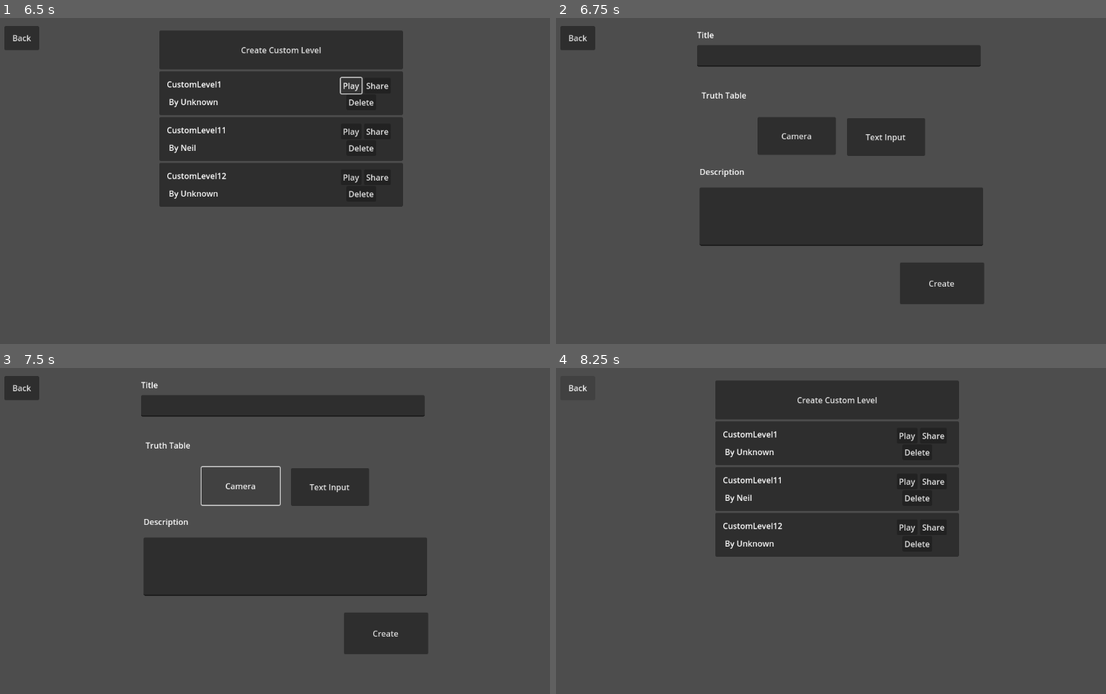
Above: before the commit, frames 1-4 (two rows, left to right).
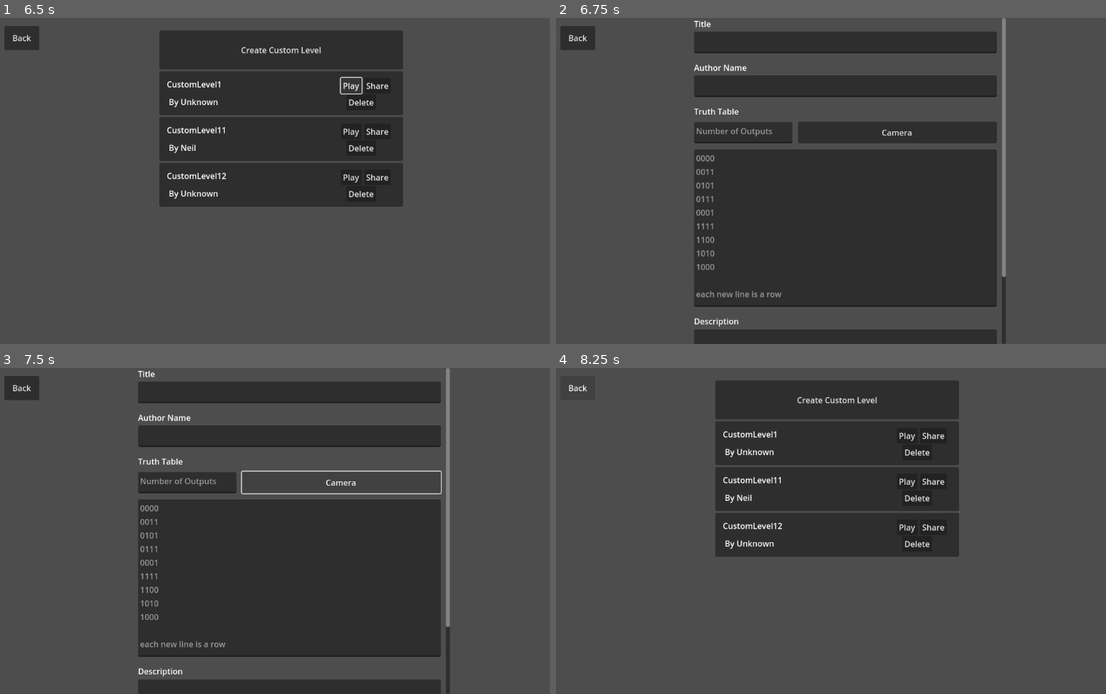
Above: after the commit, the same moments.

Repository: sininen-blue/logic-gate-tesseract
Game: Godot game, scene res://ui/title_page.tscn
Same seed, same stepped clock (60 frames per second), same inputs: the game is played once before the commit and once after it.
Inputs:
- Up to frame 1 (6.5 s): click "Play" at 0.5 s; click "Back" at 1.25 s; click "Play" at 2 s; click "Play" at 2.75 s; click "Back" at 3.5 s; click "Play" at 4.25 s; click "Play" at 5 s; click "Play" at 5.75 s
- Up to frame 2 (6.75 s): click "Create Custom Level" at 6.5 s
- Up to frame 3 (7.5 s): click "Camera" at 7.25 s
- Up to frame 4 (8.25 s): click "Back" at 8 s

Frame 1 is identical in both runs. In frame 2, 29% of the frame differs, in the area x 25-82%, y 0-100%; in frame 3, 28%; in frame 4, nothing differs.

Commit message:
works, needs tweaks to the json format
maybe not even the json format

just how it's generated

Diff:
--- /dev/null
+++ b/levels/MEEEEtestest.json
@@ -0,0 +1 @@
+{"author":"it's a me","create_date":{"hour":18,"minute":8,"second":22},"description":"mario wooo\n\n\nhooo","end_count":"2","title":"MEEEE testest","truth_table":["0000","0011","0101","0111","0001","1111","1100","1010","1000"]}
--- a/simulation/simulation.tscn
+++ b/simulation/simulation.tscn
@@ -2,7 +2,7 @@
 
 [ext_resource type="Script" path="res://simulation/simulation-manager.gd" id="1_qo526"]
 [ext_resource type="PackedScene" uid="uid://psym6w7moids" path="res://simulation/gate.tscn" id="2_8m28h"]
-[ext_resource type="JSON" path="res://levels/test-level.json" id="3_5axcg"]
+[ext_resource type="JSON" path="res://levels/MEEEEtestest.json" id="3_am2k4"]
 [ext_resource type="Texture2D" uid="uid://c4po5a0dv7iwn" path="res://assets/simulation/end.png" id="3_dkmua"]
 [ext_resource type="Texture2D" uid="uid://l45ie1jqj5qx" path="res://assets/simulation/start.png" id="4_41umf"]
 [ext_resource type="Texture2D" uid="uid://c1nuetfa18n17" path="res://assets/simulation/start-false.png" id="5_o6ogc"]
@@ -13,7 +13,7 @@
 [node name="Simulation" type="Node2D"]
 script = ExtResource("1_qo526")
 GATE_SCENE = ExtResource("2_8m28h")
-LEVEL = ExtResource("3_5axcg")
+LEVEL = ExtResource("3_am2k4")
 
 [node name="Camera2D" type="Camera2D" parent="."]
 position = Vector2(581, 325)
--- a/ui/create_custom_level.gd
+++ b/ui/create_custom_level.gd
@@ -1,5 +1,45 @@
 extends Control
+
+
+@onready var title_edit: TextEdit = $ScrollContainer/Main/TitleLabel/TitleEdit
+@onready var author_edit: TextEdit = $ScrollContainer/Main/AuthorLabel/AuthorEdit
+@onready var description_edit: TextEdit = $ScrollContainer/Main/DescriptionLabel/DescriptionEdit
+@onready var output_num_edit: TextEdit = $ScrollContainer/Main/ButtonLabel/OutputNumEdit
+@onready var truth_table_edit: TextEdit = $ScrollContainer/Main/ButtonLabel/TruthTableEdit
+
+@onready var create_button: Button = $ScrollContainer/Main/Create
 
 func _ready() -> void:
 	$Back.pressed.connect(get_tree().change_scene_to_file.bind("res://ui/custom_levels.tscn"))
-	$Create.pressed.connect(get_tree().change_scene_to_file.bind("res://ui/custom_levels.tscn"))
+	create_button.pressed.connect(create_level)
+
+func create_level() -> void:
+	if (title_edit.text == "" or
+		author_edit.text == "" or
+		description_edit.text == "" or
+		output_num_edit.text == "" or
+		truth_table_edit.text == ""):
+		print("error")
+		return
+
+	var level_data : Dictionary
+	level_data["title"] = title_edit.text
+	level_data["author"] = author_edit.text
+	level_data["create_date"] = Time.get_time_dict_from_system()
+	level_data["description"] = description_edit.text
+	level_data["end_count"] = output_num_edit.text
+
+	# TODO: need a check to make sure you have the proper truth table and the output
+	# maybe even make it so that you only need to specificy the output and the number of starts
+	# could just generate the numbers on my own
+	# and input a specificend amount of starts and ends
+	# and have the desired outputs be added onto that
+	var truth_table : PackedStringArray = truth_table_edit.text.split("\n", false)
+	level_data["truth_table"] = truth_table
+
+	var json_string : String = JSON.stringify(level_data)
+	var filename : String = title_edit.text.replace(" ", "")
+	var level_file : FileAccess = FileAccess.open("user://"+filename+".json", FileAccess.WRITE)
+	level_file.store_string(json_string)
+
+	print("saved")
--- a/ui/create_custom_level.tscn
+++ b/ui/create_custom_level.tscn
@@ -12,15 +12,37 @@
 script = ExtResource("1_uiy2w")
 metadata/_edit_lock_ = true
 
-[node name="TitleLabel" type="Label" parent="."]
+[node name="Back" type="Button" parent="."]
 layout_mode = 0
-offset_left = 294.0
-offset_top = 22.0
-offset_right = 856.0
-offset_bottom = 97.0
+offset_left = 23.0
+offset_top = 16.0
+offset_right = 92.0
+offset_bottom = 64.0
+text = "Back"
+
+[node name="ScrollContainer" type="ScrollContainer" parent="."]
+layout_mode = 1
+anchors_preset = 13
+anchor_left = 0.5
+anchor_right = 0.5
+anchor_bottom = 1.0
+offset_left = -288.0
+offset_right = 330.0
+grow_horizontal = 2
+grow_vertical = 2
+
+[node name="Main" type="VBoxContainer" parent="ScrollContainer"]
+custom_minimum_size = Vector2(600, 800)
+layout_mode = 2
+size_flags_vertical = 3
+theme_override_constants/separation = 17
+
+[node name="TitleLabel" type="Label" parent="ScrollContainer/Main"]
+custom_minimum_size = Vector2(0, 70)
+layout_mode = 2
 text = "Title"
 
-[node name="TextEdit" type="TextEdit" parent="TitleLabel"]
+[node name="TitleEdit" type="TextEdit" parent="ScrollContainer/Main/TitleLabel"]
 layout_mode = 1
 anchors_preset = 12
 anchor_top = 1.0
@@ -30,74 +52,81 @@
 grow_horizontal = 2
 grow_vertical = 0
 
-[node name="TitleLabel2" type="Label" parent="."]
-layout_mode = 0
-offset_left = 299.0
-offset_top = 294.0
-offset_right = 861.0
-offset_bottom = 453.0
-text = "Description"
+[node name="AuthorLabel" type="Label" parent="ScrollContainer/Main"]
+custom_minimum_size = Vector2(0, 70)
+layout_mode = 2
+text = "Author Name"
 
-[node name="TextEdit" type="TextEdit" parent="TitleLabel2"]
+[node name="AuthorEdit" type="TextEdit" parent="ScrollContainer/Main/AuthorLabel"]
 layout_mode = 1
 anchors_preset = 12
 anchor_top = 1.0
 anchor_right = 1.0
 anchor_bottom = 1.0
-offset_top = -116.0
+offset_top = -43.0
 grow_horizontal = 2
 grow_vertical = 0
 
-[node name="Label" type="Label" parent="."]
-layout_mode = 0
-offset_left = 303.0
-offset_top = 142.0
-offset_right = 858.0
-offset_bottom = 335.0
+[node name="ButtonLabel" type="Label" parent="ScrollContainer/Main"]
+custom_minimum_size = Vector2(0, 400)
+layout_mode = 2
 text = "Truth Table"
 
-[node name="Camera" type="Button" parent="Label"]
+[node name="OutputNumEdit" type="TextEdit" parent="ScrollContainer/Main/ButtonLabel"]
 layout_mode = 1
-anchors_preset = 8
-anchor_left = 0.5
-anchor_top = 0.5
-anchor_right = 0.5
-anchor_bottom = 0.5
-offset_left = -166.5
-offset_top = -41.5
-offset_right = -11.5
-offset_bottom = 33.5
+offset_top = 33.0
+offset_right = 195.0
+offset_bottom = 75.0
+placeholder_text = "Number of Outputs"
+
+[node name="CameraButton" type="Button" parent="ScrollContainer/Main/ButtonLabel"]
+layout_mode = 1
+anchors_preset = 10
+anchor_right = 1.0
+offset_left = 206.0
+offset_top = 32.0
+offset_bottom = 75.0
 grow_horizontal = 2
-grow_vertical = 2
 text = "Camera"
 
-[node name="Text Input" type="Button" parent="Label"]
+[node name="TruthTableEdit" type="TextEdit" parent="ScrollContainer/Main/ButtonLabel"]
 layout_mode = 1
-anchors_preset = 8
-anchor_left = 0.5
-anchor_top = 0.5
-anchor_right = 0.5
-anchor_bottom = 0.5
-offset_left = 10.5
-offset_top = -39.5
-offset_right = 165.5
-offset_bottom = 35.5
+anchors_preset = 12
+anchor_top = 1.0
+anchor_right = 1.0
+anchor_bottom = 1.0
+offset_top = -313.0
 grow_horizontal = 2
-grow_vertical = 2
-text = "Text Input"
+grow_vertical = 0
+placeholder_text = "0000
+0011
+0101
+0111
+0001
+1111
+1100
+1010
+1000
 
-[node name="Create" type="Button" parent="."]
-layout_mode = 0
-offset_left = 696.0
-offset_top = 486.0
-offset_right = 863.0
-offset_bottom = 569.0
+each new line is a row"
+
+[node name="DescriptionLabel" type="Label" parent="ScrollContainer/Main"]
+custom_minimum_size = Vector2(0, 120)
+layout_mode = 2
+text = "Description"
+
+[node name="DescriptionEdit" type="TextEdit" parent="ScrollContainer/Main/DescriptionLabel"]
+layout_mode = 1
+anchors_preset = 12
+anchor_top = 1.0
+anchor_right = 1.0
+anchor_bottom = 1.0
+offset_top = -92.0
+grow_horizontal = 2
+grow_vertical = 0
+
+[node name="Create" type="Button" parent="ScrollContainer/Main"]
+custom_minimum_size = Vector2(180, 90)
+layout_mode = 2
+size_flags_horizontal = 8
 text = "Create"
-
-[node name="Back" type="Button" parent="."]
-layout_mode = 0
-offset_left = 23.0
-offset_top = 16.0
-offset_right = 92.0
-offset_bottom = 64.0
-text = "Back"
